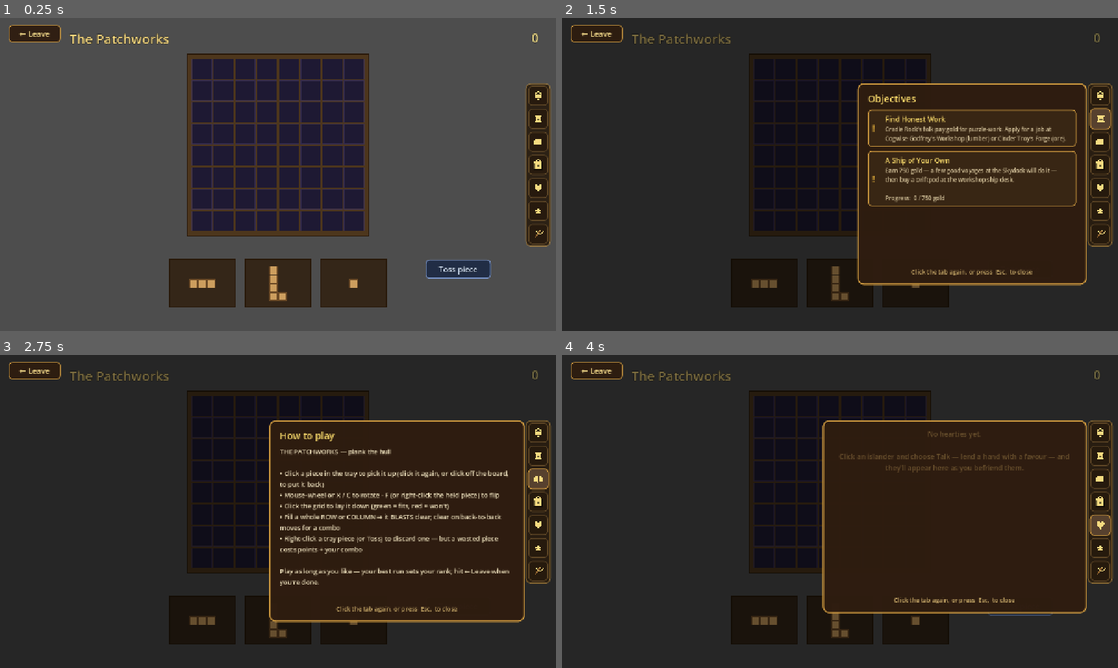
Above: before the commit, frames 1-4 (two rows, left to right).
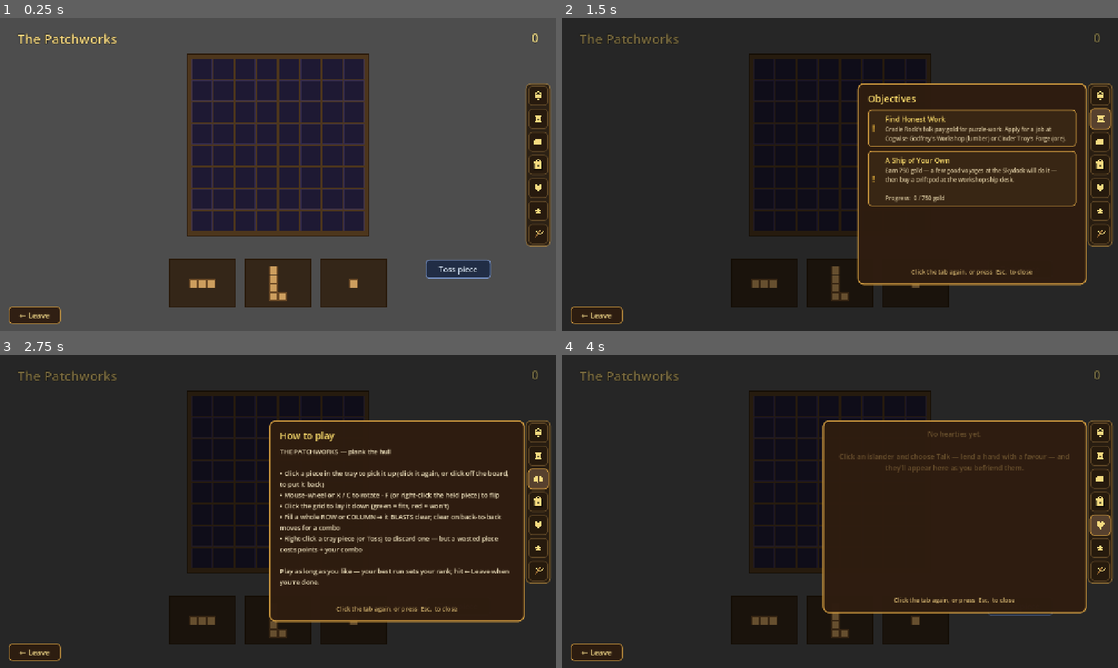
Above: after the commit, the same moments.

Repository: TairoyZone/shivaliva-shanty
Game: Godot game, scene res://puzzles/patchworks/patchworks_scene.tscn
Two runs of this game, one before a commit and one after it. Both use one fixed random seed, a clock stepped at 60 frames per second and the inputs below. This scene is started directly instead of the project's main scene.
Inputs (mouse positions are in pixels of both pictures, inside the frame that each line leads up to):
- Up to frame 1 (0.25 s): no input
- Up to frame 2 (1.5 s): click "0" at 0.5 s; click (1101, 118) at 1.27 s
- Up to frame 3 (2.75 s): click (539, 480) at 2.02 s
- Up to frame 4 (4 s): click (1101, 502) at 2.77 s; click (1101, 524) at 3.52 s

The runs differ from the first frame. In frame 1, 1.3% of the frame differs, in the area x 1-31%, y 2-98%; in frame 2, 0.5%; in frame 3, 0.5%; in frame 4, 0.5%.

Commit message:
fix(ui): Leave button bottom-left by default; poker banner top-right; center the Mine headers
Refine the puzzle chrome so nothing collides:
- PuzzleScene: the Leave button returns to its long-standing BOTTOM-left home
  by default (every puzzle's HUD is laid out around it); a new
  _leave_at_top_left() hook lets a scene opt into top-left.
- Poker (the only chat scene, whose chat bar owns the bottom-left): overrides
  _leave_at_top_left() = true, and its stake banner moves to the TOP-RIGHT
  (clearing both the top-left Leave button and the right-edge rail at x1222).
- Mining: the two headers (ORE MINED + CHUNKS) are now centered next to each
  other above the board (HBox alignment center, spacer removed).
- Reverted the earlier top-left HUD shifts in gem_drop / lumberjacking /
  skirmish_boarding / patchworks (no longer needed with Leave back at bottom).

Co-Authored-By: Claude Opus 4.8 (1M context) <noreply@anthropic.com>

Diff:
--- a/components/puzzle_scene/puzzle_scene.gd
+++ b/components/puzzle_scene/puzzle_scene.gd
@@ -56,6 +56,12 @@
 		_return_to_launching_scene()
 
 
+## Override → true to dock the Leave button at the TOP-left instead of the default BOTTOM-left — for scenes
+## where the bottom-left is occupied (e.g. poker, whose chat bar lives there).
+func _leave_at_top_left() -> bool:
+	return false
+
+
 # Persistent "Leave" button, bottom-left, on its own high CanvasLayer so
 # it sits above the puzzle's own UI. Replaces the old instant-ESC exit:
 # leaving is now an explicit click. Leaving mid-hand forfeits whatever's
@@ -71,12 +77,18 @@
 	var btn : Button = Button.new()
 	btn.text = "← Leave"
 	btn.focus_mode = Control.FOCUS_NONE
-	# Top-LEFT corner (moved off the bottom 2026-06-09 so it never sits under the chat bar). Default Button
-	# anchors are (0,0) = top-left, so just positive offsets down from the top.
+	# BOTTOM-left corner by default — its long-standing home, which every puzzle's HUD is laid out around.
+	# Chat scenes (poker) override _leave_at_top_left() so the bottom-left chat bar doesn't collide with it.
 	btn.offset_left = 20.0
-	btn.offset_top = 16.0
 	btn.offset_right = 140.0
-	btn.offset_bottom = 56.0
+	if _leave_at_top_left():
+		btn.offset_top = 16.0
+		btn.offset_bottom = 56.0
+	else:
+		btn.anchor_top = 1.0
+		btn.anchor_bottom = 1.0
+		btn.offset_top = -56.0
+		btn.offset_bottom = -16.0
 	btn.add_theme_font_size_override("font_size", 18)
 	# Walnut/brass styling to match the tavern UI. Same box for normal /
 	# hover / pressed with small tint shifts so it reads as a real button.
--- a/puzzles/gem_drop/gem_drop.tscn
+++ b/puzzles/gem_drop/gem_drop.tscn
@@ -51,7 +51,7 @@
 [node name="TopBar" type="HBoxContainer" parent="UI"]
 anchors_preset = 10
 anchor_right = 1.0
-offset_left = 160.0
+offset_left = 24.0
 offset_top = 16.0
 offset_right = -24.0
 offset_bottom = 96.0
--- a/puzzles/lumberjacking/lumberjacking.tscn
+++ b/puzzles/lumberjacking/lumberjacking.tscn
@@ -41,7 +41,7 @@
 [node name="TopBar" type="HBoxContainer" parent="UI"]
 anchors_preset = 10
 anchor_right = 1.0
-offset_left = 160.0
+offset_left = 24.0
 offset_top = 16.0
 offset_right = -24.0
 offset_bottom = 80.0
--- a/puzzles/mining/mining.tscn
+++ b/puzzles/mining/mining.tscn
@@ -37,12 +37,13 @@
 [node name="TopBar" type="HBoxContainer" parent="UI"]
 anchors_preset = 10
 anchor_right = 1.0
-offset_left = 160.0
+offset_left = 24.0
 offset_top = 16.0
 offset_right = -24.0
 offset_bottom = 80.0
 grow_horizontal = 2
 mouse_filter = 2
+alignment = 1
 theme_override_constants/separation = 18
 
 [node name="OrePanel" type="PanelContainer" parent="UI/TopBar"]
@@ -60,11 +61,6 @@
 horizontal_alignment = 1
 vertical_alignment = 1
 
-[node name="Spacer" type="Control" parent="UI/TopBar"]
-layout_mode = 2
-size_flags_horizontal = 3
-mouse_filter = 2
-
 [node name="DugPanel" type="PanelContainer" parent="UI/TopBar"]
 custom_minimum_size = Vector2(200, 0)
 mouse_filter = 2
--- a/puzzles/patchworks/patchworks_scene.gd
+++ b/puzzles/patchworks/patchworks_scene.gd
@@ -101,7 +101,7 @@
 	var layer : CanvasLayer = CanvasLayer.new()
 	layer.layer = 10
 	add_child(layer)
-	_make_label(layer, "The Patchworks", Vector2(160.0, 26.0), 30, Color(0.98, 0.86, 0.5), HORIZONTAL_ALIGNMENT_LEFT, 320.0)   # clear the top-left Leave button
+	_make_label(layer, "The Patchworks", Vector2(40.0, 26.0), 30, Color(0.98, 0.86, 0.5), HORIZONTAL_ALIGNMENT_LEFT, 320.0)
 	_score_label = _make_label(layer, "0", Vector2(960.0, 26.0), 28, Color(0.98, 0.9, 0.55), HORIZONTAL_ALIGNMENT_RIGHT, 280.0)
 	_combo_label = _make_label(layer, "", Vector2(960.0, 64.0), 20, Color(0.78, 1.0, 0.68), HORIZONTAL_ALIGNMENT_RIGHT, 280.0)
 	_flash_label = _make_label(layer, "", Vector2(440.0, 40.0), 44, Color(1.0, 0.95, 0.6), HORIZONTAL_ALIGNMENT_CENTER, 400.0)
--- a/puzzles/poker/poker_scene.gd
+++ b/puzzles/poker/poker_scene.gd
@@ -125,6 +125,10 @@
 var _seat_layer : CanvasLayer              # holds the open-seat Sit Here / Invite + Deal buttons
 var _pending_seat : int = -1               # the seat being bought into (held across the buy-in dialog)
 var _returning : bool = false              # leaving the table — pay out / record mastery ONCE
+
+
+func _leave_at_top_left() -> bool:
+	return true   # poker's chat bar owns the bottom-left, so the Leave button sits top-left here
 
 
 func _ready() -> void:
@@ -393,8 +397,10 @@
 		PokerConfig.structure_name(int(_config["structure"])),
 		PokerConfig.small_blind(min_bet), PokerConfig.big_blind(min_bet)]
 	var _banner : Control = $UI/TopBanner as Control
-	_banner.offset_left = 152.0    # clear the top-left Leave button (PuzzleScene's, now at x20..140)
-	_banner.offset_right = 560.0   # widen the fixed banner to fit the stake line
+	_banner.anchor_left = 1.0      # TOP-RIGHT: clears the top-left Leave button; the right-edge rail starts at x1222
+	_banner.anchor_right = 1.0
+	_banner.offset_left = -498.0
+	_banner.offset_right = -88.0
 
 
 # One UNIFORM scale for EVERY seat — the human is never bigger than the opponents (they're equals).
--- a/puzzles/skirmish/skirmish_boarding.gd
+++ b/puzzles/skirmish/skirmish_boarding.gd
@@ -419,7 +419,7 @@
 	title.add_theme_color_override("font_color", Color(0.98, 0.86, 0.42, 1.0))
 	title.add_theme_color_override("font_outline_color", Color(0, 0, 0, 0.85))
 	title.add_theme_constant_override("outline_size", 4)
-	title.position = Vector2(155.0, 18.0)   # clear the top-left Leave button (x20..140)
+	title.position = Vector2(40.0, 18.0)
 	_ui.add_child(title)
 
 	for c in _combatants:
